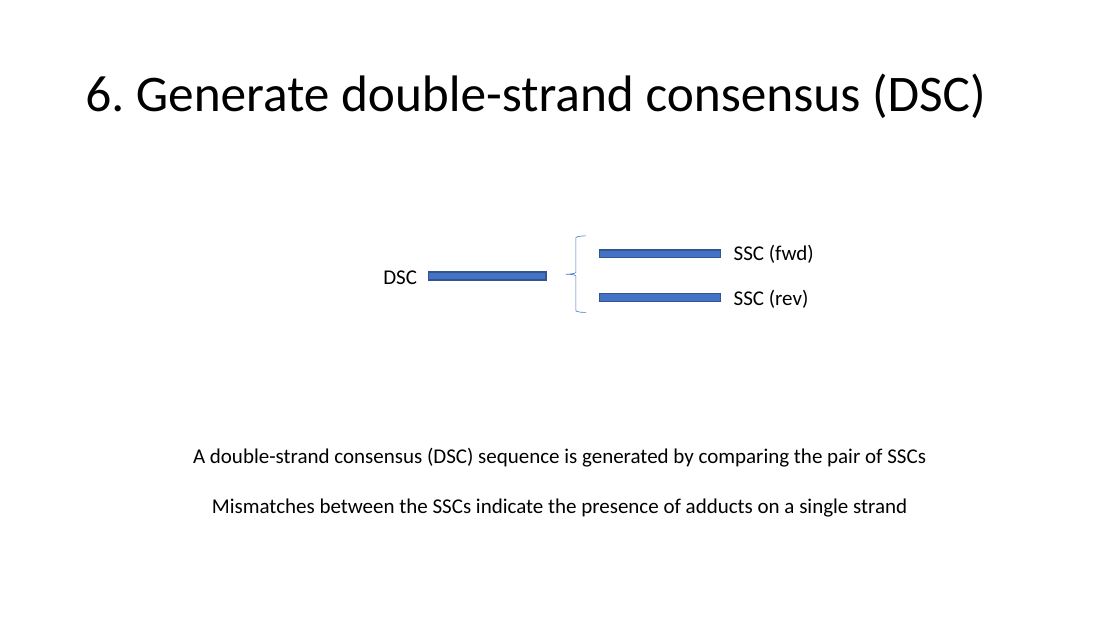
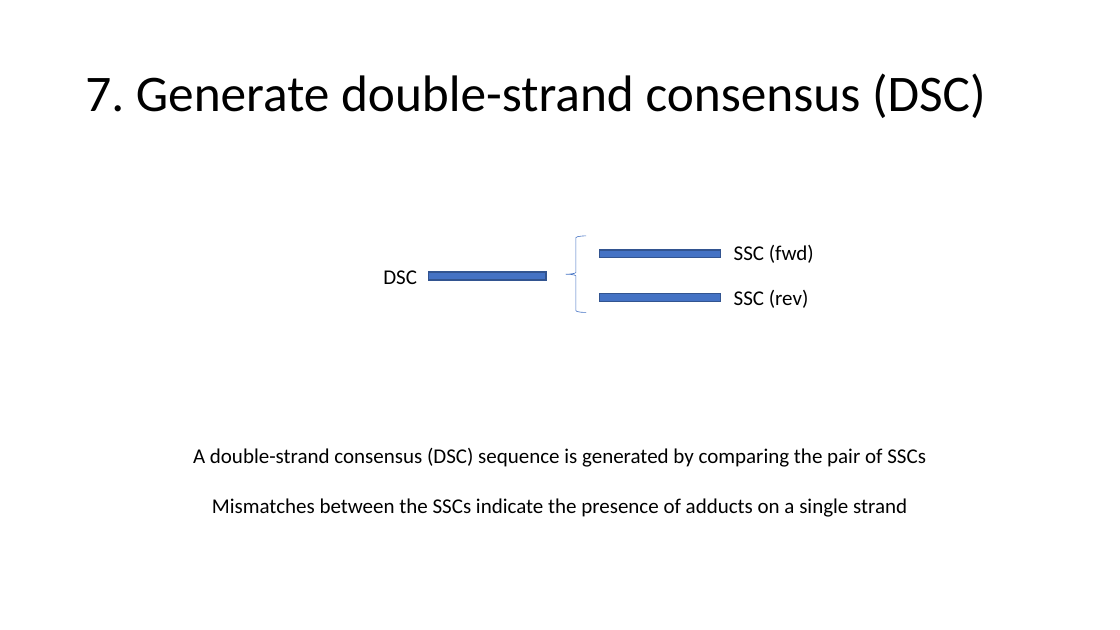
Before and after one commit to FredHutch/maddd-seq, a slide deck: slide 10 of docs/process.schematic.pptx. Drawn at 1120x630 pixels with LibreOffice and Linux fonts; fonts in the diff are those of the drawing. Boxes give left, top, right and bottom in pixels: in the first picture for what was removed or moved away, otherwise in the second. Text is boxed around its words. In the diff, an @@ line names an element or a change of style, - is before the commit and + after.

```diff
--- a/docs/process.schematic.pptx
+++ b/docs/process.schematic.pptx
@@ title at [85, 73, 986, 118]: text changed @@
-6. Generate double-strand consensus (DSC)
+7. Generate double-strand consensus (DSC)
```
Also in this commit, not shown: 1 other slide changed, 5 other files.
